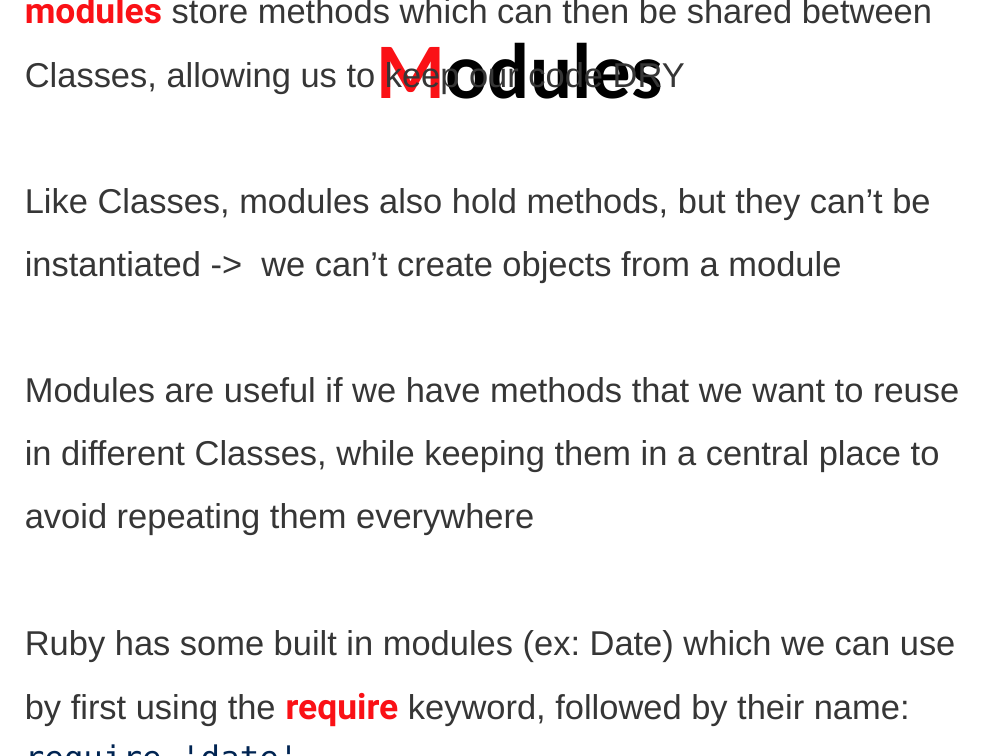
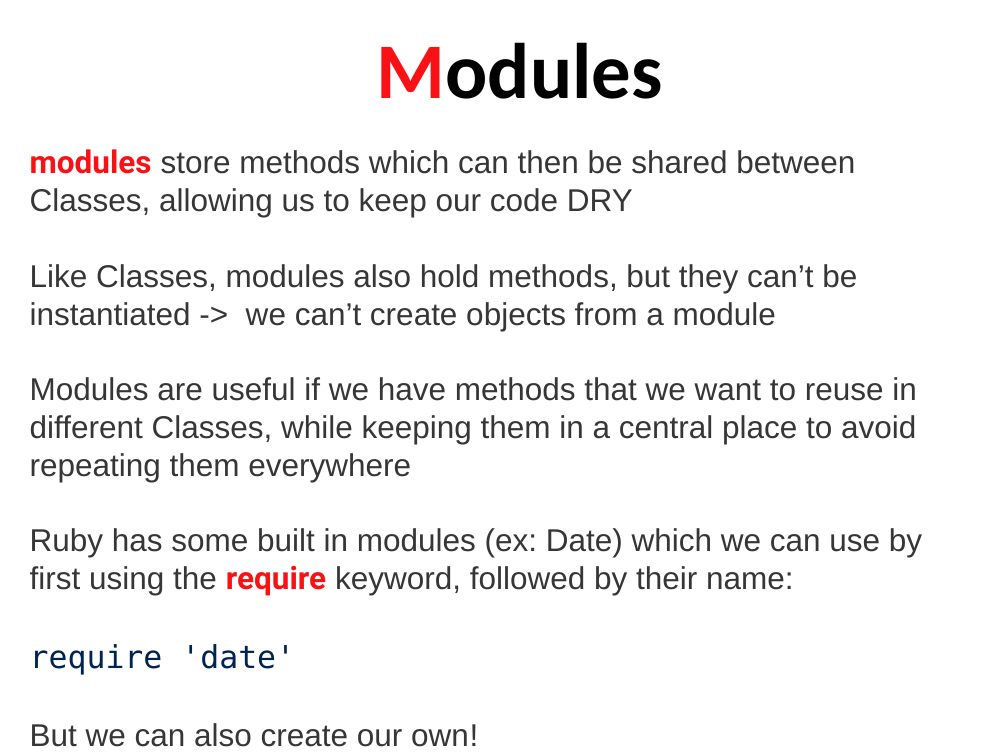
Before and after one commit to stephlaf/P4E, a slide deck: slide 11 of Presentations/Presentations Power Point/09_OOP II.pptx. Drawn at 1008x756 pixels with LibreOffice and Linux fonts; fonts in the diff are those of the drawing. Boxes give left, top, right and bottom in pixels: in the first picture for what was removed or moved away, otherwise in the second. Text is boxed around its words. In the diff, an @@ line names an element or a change of style, - is before the commit and + after.

Commit message:
fixed slideshow, pushing final module

```diff
--- a/Presentations/Presentations Power Point/09_OOP II.pptx
+++ b/Presentations/Presentations Power Point/09_OOP II.pptx
@@ text "modules store methods which can ...": place and size @@
-text "modules store methods which can ..." at (25, 0, 959, 727)
+text "modules store methods which can ..." at (30, 149, 922, 747)
@@ text at (30, 149, 922, 675): size 36 to 32 pt in "modules", "require"; size 35 to 32 pt in "store methods which can then be shared ...", "Like Classes, modules also hold methods, but ...", "Modules are useful if we have methods ...", "Ruby has some built in modules (ex: ..."; size 33 to 32 pt in "require 'date'"; line spacing 65pt to 1; line spacing 64pt to 1; line spacing 0.9 to 1 @@
@@ text at (30, 723, 478, 747): text changed; size 35 to 32 pt @@
-But we can also create our own
+But we can also create our own!
```
Also in this commit, not shown: 1 other slide changed, 7 other files.
